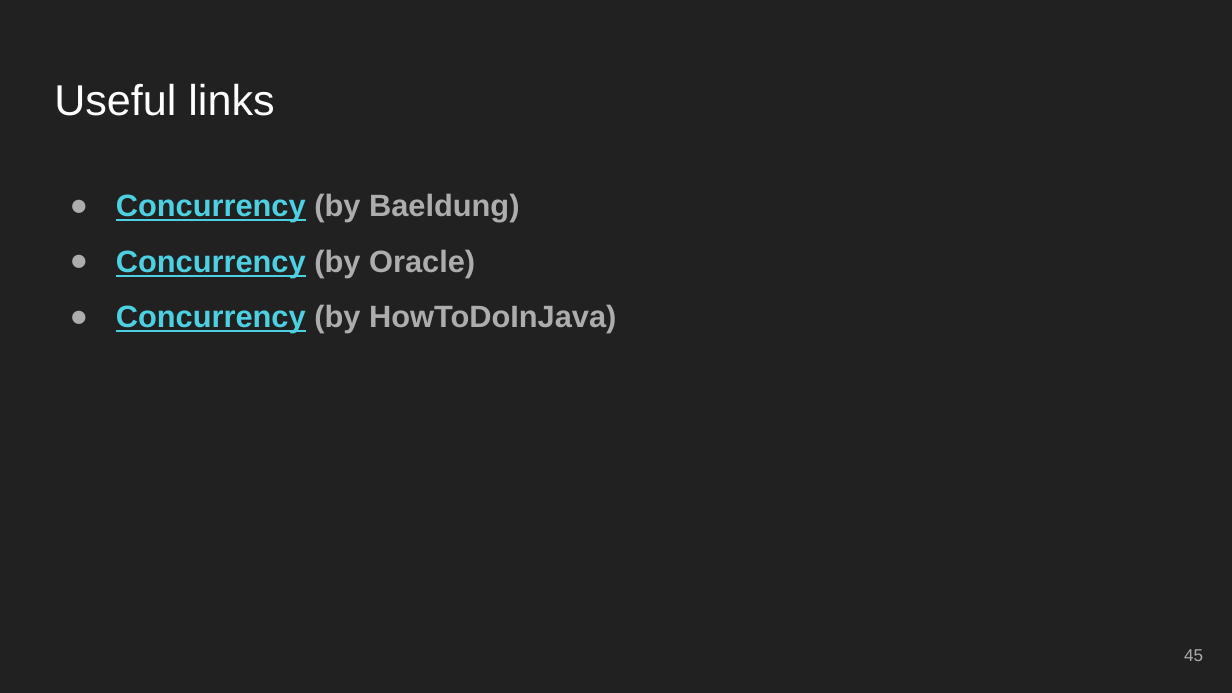
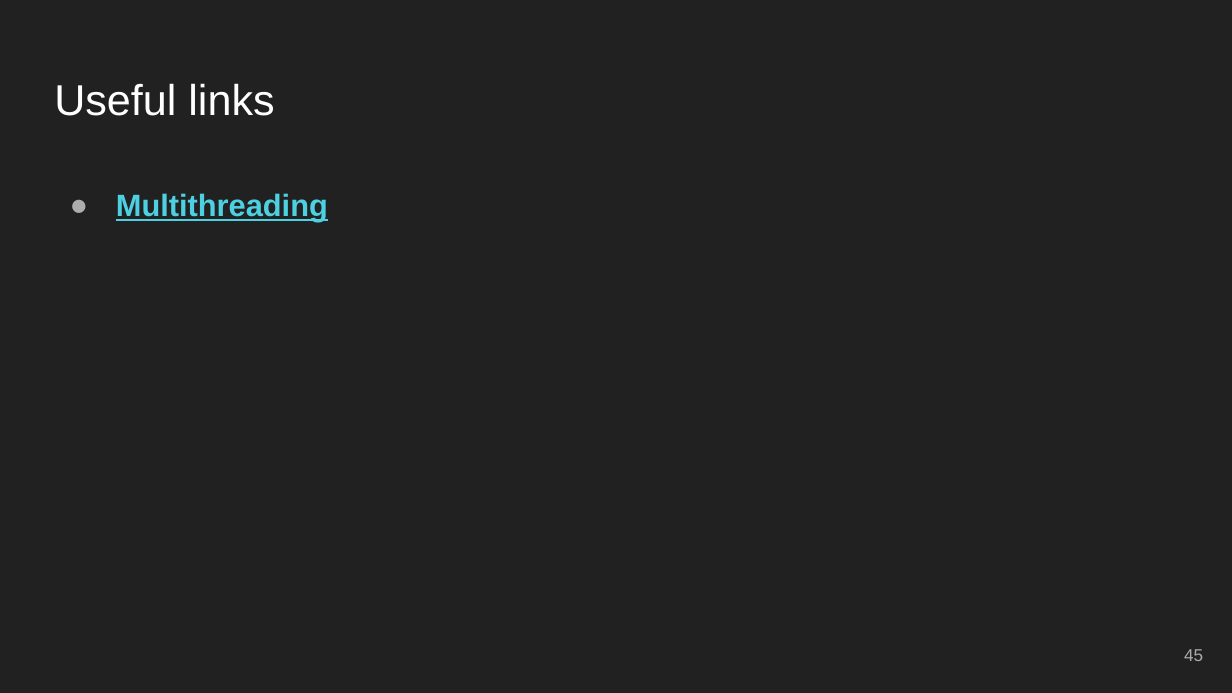
Before and after one commit to V-Nikolenko/GeekHub-J4W-12, a slide deck: slide 45 of Lectures/Lesson 11 - Concurrency.pptx. Drawn at 1232x693 pixels with LibreOffice and Linux fonts; fonts in the diff are those of the drawing. Boxes give left, top, right and bottom in pixels: in the first picture for what was removed or moved away, otherwise in the second. Text is boxed around its words. In the diff, an @@ line names an element or a change of style, - is before the commit and + after.

Commit message:
Updated lecture

```diff
--- a/Lectures/Lesson 11 - Concurrency.pptx
+++ b/Lectures/Lesson 11 - Concurrency.pptx
@@ text at bbox=[116, 193, 328, 222]: text changed; text colour #ADADAD to #4DD0E1 @@
-● Concurrency (by Baeldung)
-● Concurrency (by Oracle)
-● Concurrency (by HowToDoInJava)
+● Multithreading
```
Also in this commit, not shown: 9 other slides changed, 1 other file.
